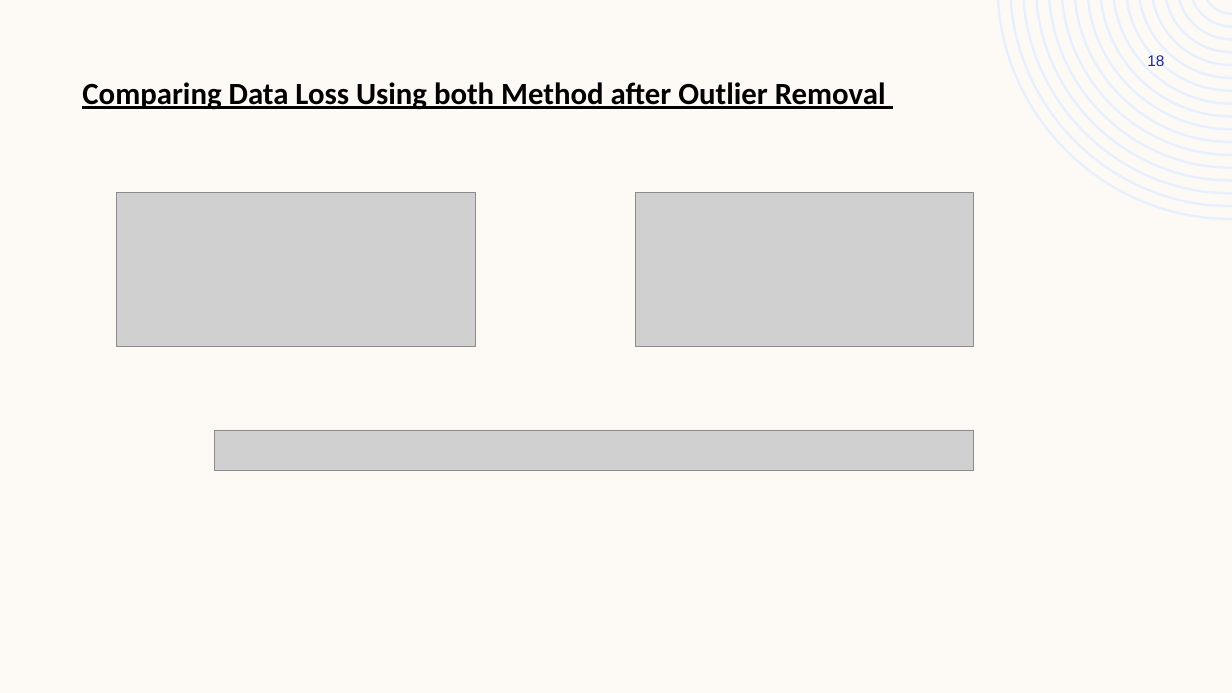
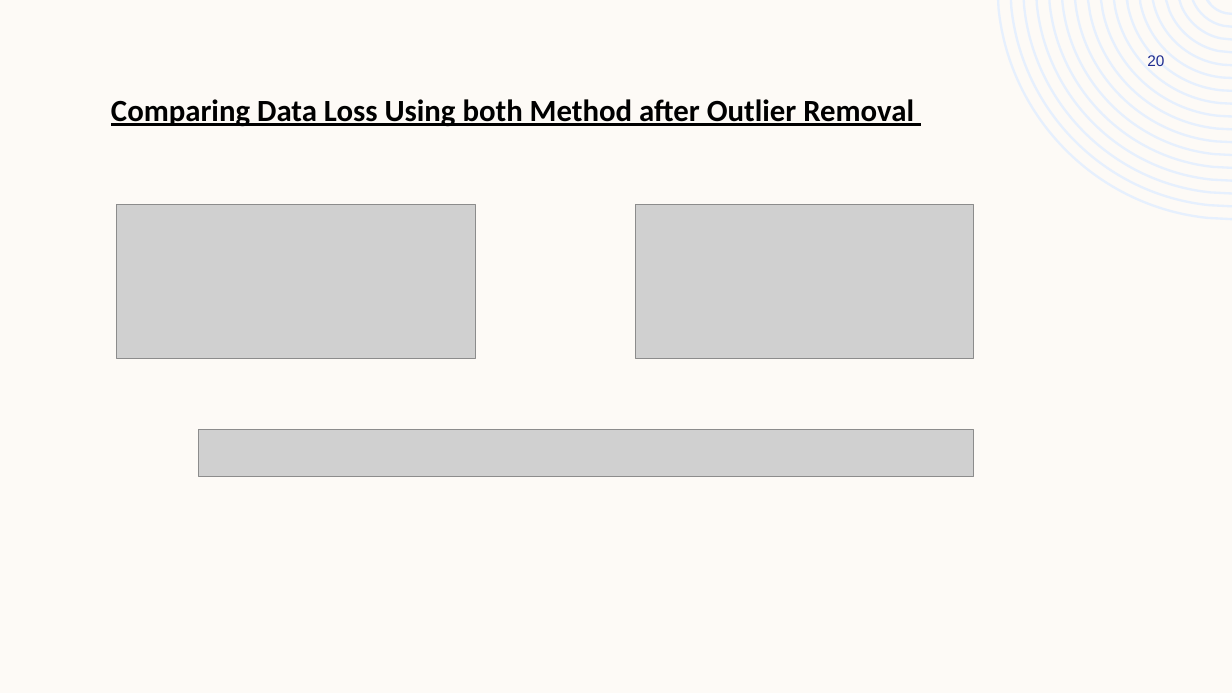
Before and after one commit to ArchanaKumari846/Internship, a slide deck: slide 20 of Project/car price prediction/car price prediction.pptx (slide 18 before the commit). Drawn at 1232x693 pixels with LibreOffice and Linux fonts; fonts in the diff are those of the drawing; grey boxes stand for pictures. Boxes give left, top, right and bottom in pixels: in the first picture for what was removed or moved away, otherwise in the second. Text is boxed around its words. In the diff, an @@ line names an element or a change of style, - is before the commit and + after.

```diff
--- a/Project/car price prediction/car price prediction.pptx
+++ b/Project/car price prediction/car price prediction.pptx
@@ page number at bbox=[1147, 55, 1164, 66]: text changed @@
-18
+20
@@ text "Comparing Data Loss Using both ...": place and size @@
-text "Comparing Data Loss Using both ..." at bbox=[82, 82, 886, 110]
+text "Comparing Data Loss Using both ..." at bbox=[111, 99, 914, 127]
@@ picture: place and size @@
-picture at bbox=[116, 193, 476, 347]
+picture at bbox=[116, 204, 476, 358]
@@ picture: place and size @@
-picture at bbox=[636, 193, 974, 347]
+picture at bbox=[636, 204, 974, 358]
@@ picture: place and size @@
-picture at bbox=[214, 430, 974, 470]
+picture at bbox=[199, 430, 974, 476]
```
Also in this commit, not shown: 6 other slides changed, 2 slides added, 1 other file.
